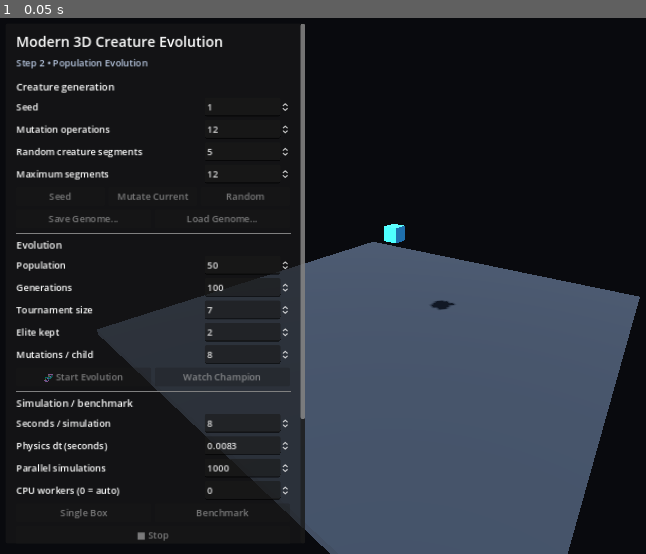
Above: before the commit, frame 1.
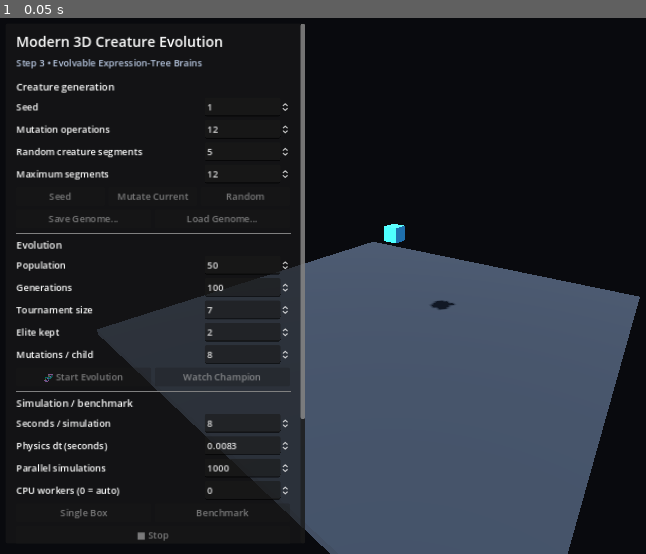
Above: after the commit, the same moment.

Repository: Quest79/Modern-3D-Creature-Evolution
Game: Godot game, scene res://main.tscn
The game is run twice, just before and just after one commit, with the same random seed, the same clock (stepped at 60 frames per second) and the same inputs.
Inputs:
- Up to frame 1 (0.05 s): no input

The runs differ from the first frame. In frame 1, 0.2% of the frame differs, in the area x 6-32%, y 7-10%.

Commit message:
Show evolvable brain complexity in Godot

Diff:
--- a/apps/godot/main.gd
+++ b/apps/godot/main.gd
@@ -193,7 +193,7 @@
     column.add_child(title)
 
     var subtitle := Label.new()
-    subtitle.text = "Step 2 • Population Evolution"
+    subtitle.text = "Step 3 • Evolvable Expression-Tree Brains"
     subtitle.modulate = Color(0.72, 0.78, 0.88)
     column.add_child(subtitle)
 
@@ -730,6 +730,7 @@
                 + "[cell]Average distance[/cell][cell]%.4f m[/cell]" % float(event.get("average_fitness", 0.0))
                 + "[cell]Worst distance[/cell][cell]%.4f m[/cell]" % float(event.get("worst_fitness", 0.0))
                 + "[cell]Champion segments[/cell][cell]%s[/cell]" % str(event.get("best_segments", 0))
+                + "[cell]Brain nodes[/cell][cell]%s[/cell]" % str(event.get("best_brain_nodes", 0))
                 + "[cell]Evaluations[/cell][cell]%s[/cell]" % str(event.get("evaluations_completed", 0))
                 + "[/table]"
             )
@@ -816,11 +817,12 @@
 
             _build_creature_from_genome(_current_genome)
             _set_status(
-                "%s • %s segments • %s joints • %s mutations"
+                "%s • %s segments • %s joints • %s brain nodes • %s mutations"
                 % [
                     str(event.get("creature_name", "Creature")),
                     str(event.get("segment_count", 0)),
                     str(event.get("joint_count", 0)),
+                    str(event.get("brain_nodes", 0)),
                     str(_current_mutation_count),
                 ]
             )
@@ -954,6 +956,7 @@
         + "[cell]Genome[/cell][cell][b]%s[/b][/cell]" % _current_genome_source
         + "[cell]Segments[/cell][cell]%s[/cell]" % str(bodies.size())
         + "[cell]Mutations[/cell][cell]%s[/cell]" % str(_current_mutation_count)
+        + "[cell]Brain nodes[/cell][cell]%s[/cell]" % str(_current_brain_node_count())
         + "[cell]Step[/cell][cell]%s[/cell]" % str(state.get("step", 0))
         + "[cell]Time[/cell][cell][b]%s s[/b][/cell]" % _format_float(_last_state_time, 3)
         + "[cell]Root height[/cell][cell]%s m[/cell]" % _format_float(root_height, 3)
@@ -1033,6 +1036,53 @@
         + "[cell]Steps / simulation[/cell][cell]%s[/cell]" % _format_int(result.get("steps_per_world", 0))
         + "[/table]"
     )
+
+
+func _current_brain_node_count() -> int:
+    if _current_genome.is_empty():
+        return 0
+
+    var brain_value = _current_genome.get("brain", {})
+    if typeof(brain_value) != TYPE_DICTIONARY:
+        return 0
+
+    var brain: Dictionary = brain_value
+    var outputs: Array = brain.get("outputs", [])
+    var total := 0
+    for output_value in outputs:
+        if typeof(output_value) != TYPE_DICTIONARY:
+            continue
+        var output: Dictionary = output_value
+        total += _expression_node_count(output.get("expression", null))
+    return total
+
+
+func _expression_node_count(expression_value) -> int:
+    if expression_value == null:
+        return 0
+    if typeof(expression_value) != TYPE_DICTIONARY:
+        return 1
+
+    var expression: Dictionary = expression_value
+    if expression.has("Constant") or expression.has("Sensor"):
+        return 1
+
+    for key in ["Negate", "Sin", "Cos"]:
+        if expression.has(key):
+            return 1 + _expression_node_count(expression[key])
+
+    for key in ["Add", "Subtract", "Multiply"]:
+        if expression.has(key):
+            var pair = expression[key]
+            if typeof(pair) == TYPE_ARRAY and pair.size() >= 2:
+                return 1 + _expression_node_count(pair[0]) + _expression_node_count(pair[1])
+
+    if expression.has("Clamp"):
+        var clamp_value = expression["Clamp"]
+        if typeof(clamp_value) == TYPE_DICTIONARY:
+            return 1 + _expression_node_count(clamp_value.get("value", null))
+
+    return 1
 
 
 func _segment_color(id: int) -> Color:
